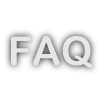
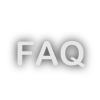
Layer changes from the first 100x100 image to the second:
painted on "FAQ" (1st of 2) over bbox(11, 36, 92, 68)
painted on "FAQ" (2nd of 2) over bbox(3, 29, 98, 75)
